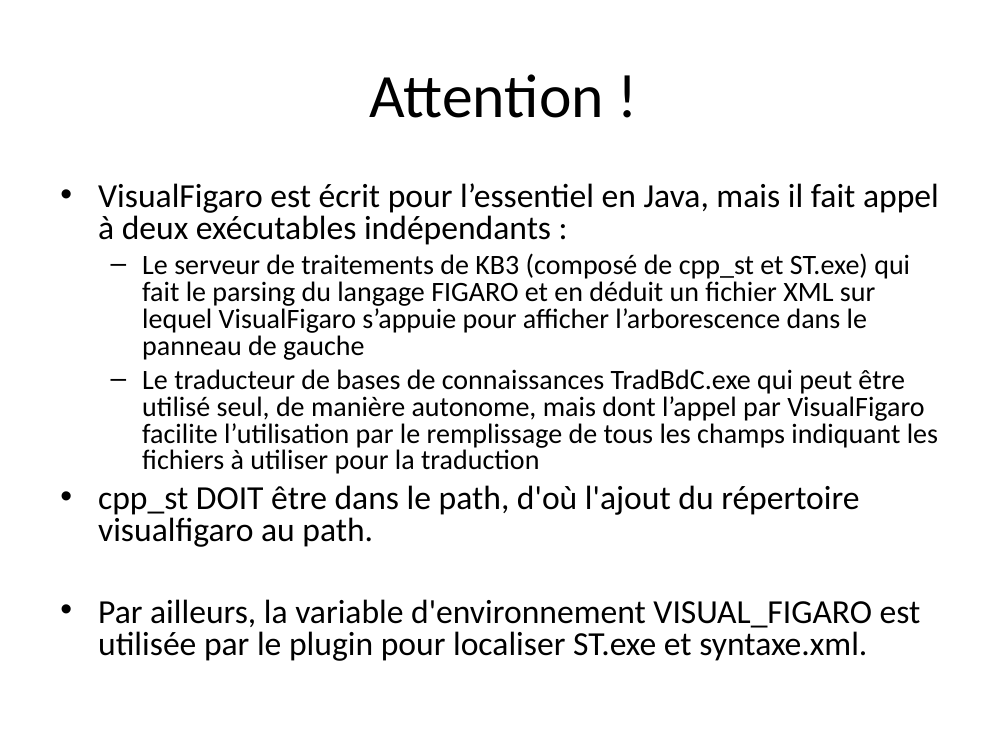
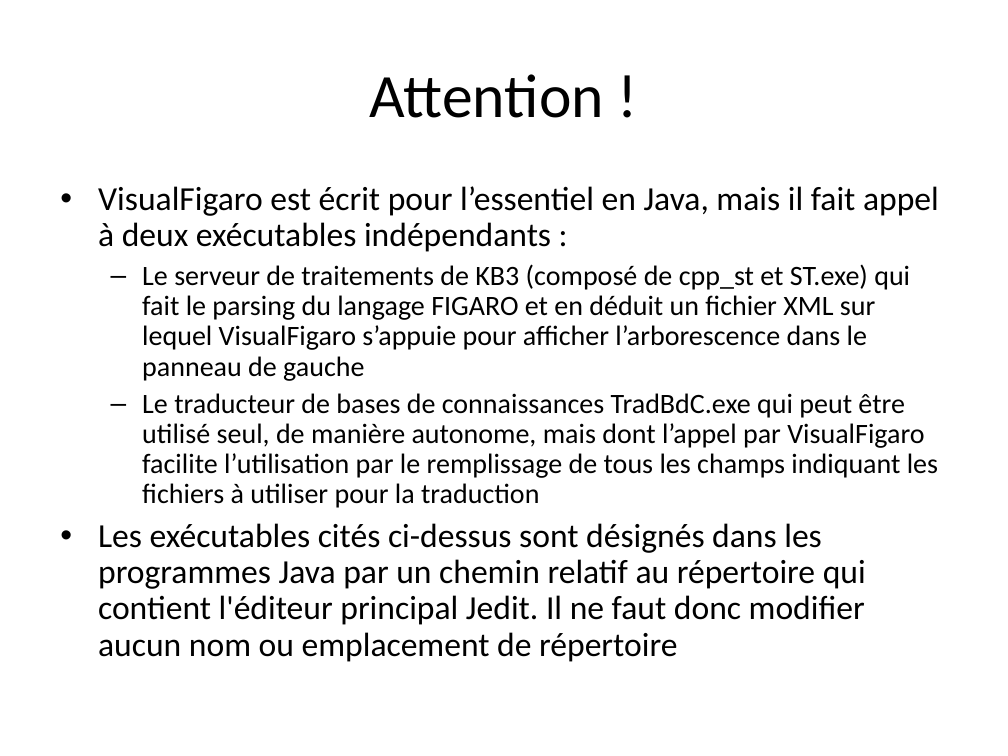
Before and after one commit to EDF-Lab/VisualFigaro, a slide deck: slide 2 of Package/5_Docs/Francais/Conception Visual Figaro.ppt. Drawn at 1008x756 pixels with LibreOffice and Linux fonts; fonts in the diff are those of the drawing. Boxes give left, top, right and bottom in pixels: in the first picture for what was removed or moved away, otherwise in the second. Text is boxed around its words. In the diff, an @@ line names an element or a change of style, - is before the commit and + after.

```diff
--- a/Package/5_Docs/Francais/Conception Visual Figaro.ppt
+++ b/Package/5_Docs/Francais/Conception Visual Figaro.ppt
@@ text at (98,186,939,508): line spacing 0.8 to 0.9 @@
@@ text at (98,523,866,662): text changed @@
-• cpp_st DOIT être dans le path, d'où l'ajout du répertoire visualfigaro au path.
-• Par ailleurs, la variable d'environnement VISUAL_FIGARO est utilisée par le plugin pour localiser ST.exe et syntaxe.xml.
+• Les exécutables cités ci-dessus sont désignés dans les programmes Java par un chemin relatif au répertoire qui contient l'éditeur principal Jedit. Il ne faut donc modifier aucun nom ou emplacement de répertoire
```
Also in this commit, not shown: 3 other slides changed, 2 slides added, 1 slide removed.
